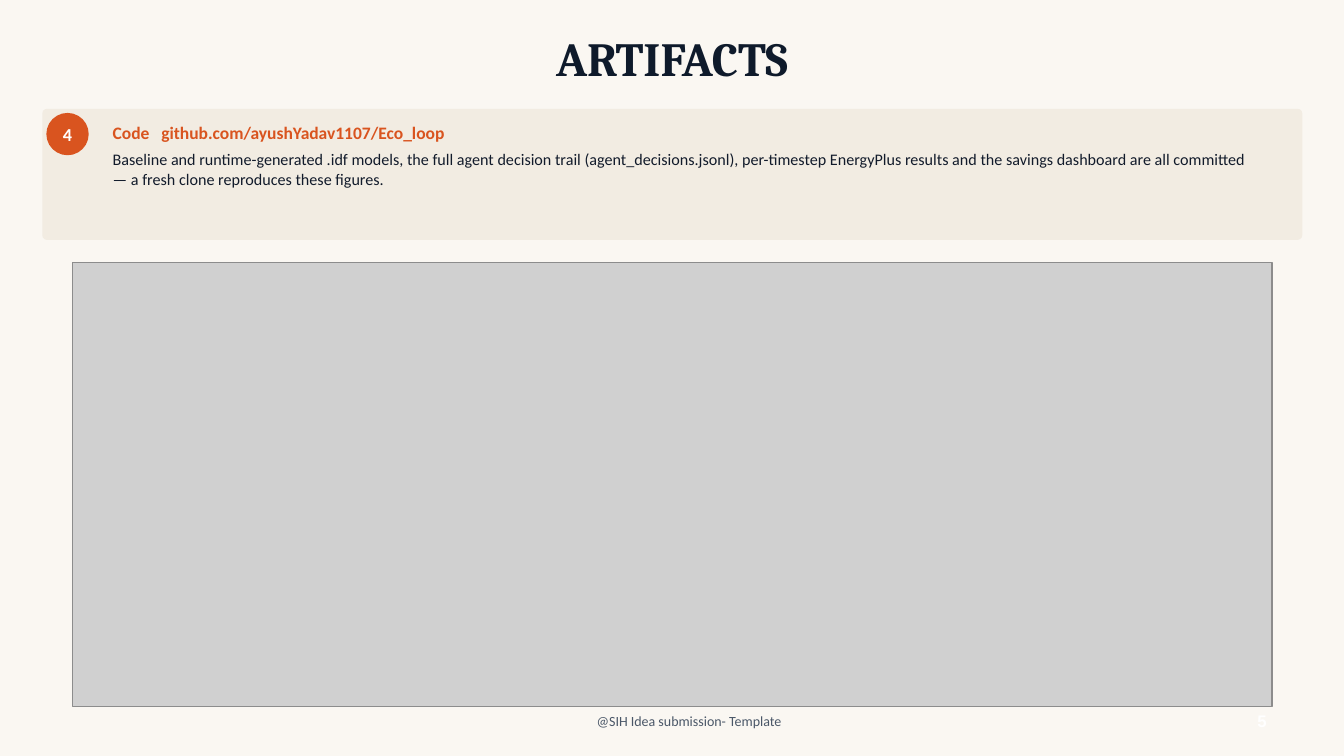
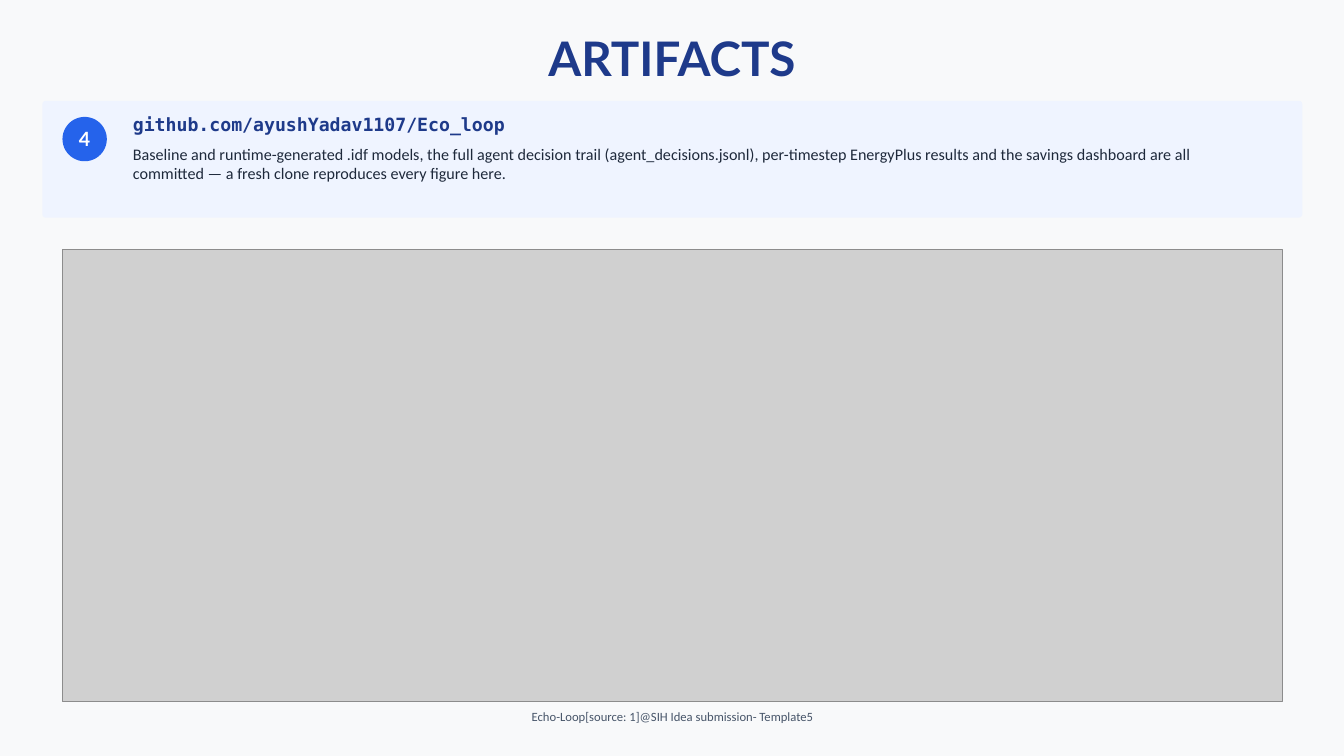
Before and after one commit to ayushYadav1107/Eco_loop_building_agents, a slide deck: slide 5 of deck/Eco-Loop_Building_Agents_Idea.pptx. Drawn at 1344x756 pixels with LibreOffice and Linux fonts; fonts in the diff are those of the drawing; grey boxes stand for pictures. Boxes give left, top, right and bottom in pixels: in the first picture for what was removed or moved away, otherwise in the second. Text is boxed around its words. In the diff, an @@ line names an element or a change of style, - is before the commit and + after.

```diff
--- a/deck/Eco-Loop_Building_Agents_Idea.pptx
+++ b/deck/Eco-Loop_Building_Agents_Idea.pptx
@@ background #FAF7F2 to #F8F9FA @@
@@ title "ARTIFACTS" at <box>548,41,795,77</box>: font Cambria to Lato, text colour #0E1A2B to #1E3A8A @@
@@ rounded rectangle: place and size @@
-rounded rectangle at <box>42,109,1303,240</box>
+rounded rectangle at <box>42,101,1303,218</box>
@@ rounded rectangle at <box>42,101,1303,218</box>: fill #F2ECE2 to #EFF4FF; proportions changed @@
@@ ellipse "4": place and size @@
-ellipse "4" at <box>46,113,89,155</box>
+ellipse "4" at <box>63,117,107,161</box>
@@ ellipse "4" at <box>63,117,107,161</box>: size 13 to 14 pt, font Calibri to Lato; fill #D9541F to #2563EB @@
@@ text at <box>133,117,1190,182</box>: text changed; text colour #121B2B to #1E293B @@
-Code github.com/ayushYadav1107/Eco_loop
-Baseline and runtime-generated .idf models, the full agent decision trail (agent_decisions.jsonl), per-timestep EnergyPlus results and the savings dashboard are all committed — a fresh clone reproduces these figures.
+github.com/ayushYadav1107/Eco_loop
+Baseline and runtime-generated .idf models, the full agent decision trail (agent_decisions.jsonl), per-timestep EnergyPlus results and the savings dashboard are all committed — a fresh clone reproduces every figure here.
@@ picture: place and size @@
-picture at <box>73,262,1272,707</box>
+picture at <box>63,250,1282,702</box>
@@ text "Echo-Loop[source: 1]@SIH Idea submission- Template5" at <box>532,712,813,723</box>: vertical alignment middle to top @@
@@ text at <box>532,712,813,723</box>: text changed; size 10 to 9 pt; text colour #4A5768 to #475569 @@
-@SIH Idea submission- Template
+Echo-Loop[source: 1]@SIH Idea submission- Template5
```
Also in this commit, not shown: 5 other slides changed, 8 other files.
